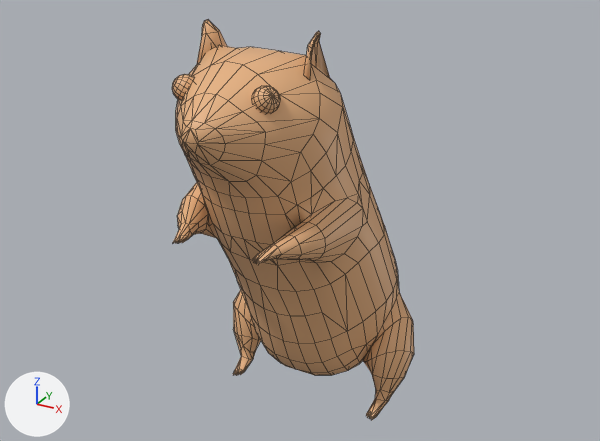
Renders of the FBX model Assets/Art/Models/Hamster_low.fbx from each side of a commit.
The view is the same before and after, from a 50 mm camera at (2.77, -5.18, 4.12) aimed at (0.02, -0.17, 1.61). The axes (+X, +Y, +Z) are drawn at lower left. The lights are the same throughout. Mesh edges are drawn as thin lines. Where no turn or scale is listed for an object, it has been applied to the vertices.

In view in the first picture: 'Hamster_low'.
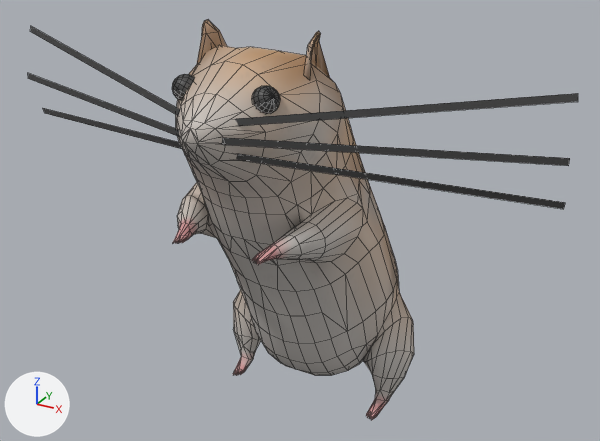
Commit message: added mustache to the hamster

Pixel boxes [x1, y1, x2, y2] of what changed, in the pictures (600 x 441 px):
'Hamster_low', surface changed, reshaped (brown to grey, 127% wider): before [172, 20, 414, 420]; after [28, 20, 578, 420]
part 1 of me_circle_005, added (black): after [28, 26, 578, 209]

Patch to the scene script:
```diff
--- a/Assets/Art/Models/Hamster_low.fbx.py
+++ b/Assets/Art/Models/Hamster_low.fbx.py
@@ img_hamster_low_hamster_albedotransparency_png @@
+img_hamster_low_hamster_albedotransparency_png = load_image('Hamster_low_Hamster_AlbedoTransparency.png', '../../Materials/Hamster/Hamster_low_Hamster_AlbedoTransparency.png', 2048, 2048, 'sRGB')
@@ mat_hamster @@
 mat_hamster = principled_material('Hamster')
-mat_hamster.base_color = (0.8, 0.446, 0.22)  # beige #e7b281
+mat_hamster.texture = img_hamster_low_hamster_albedotransparency_png
@@ me_circle_005 @@
 # used by ob_hamster_low; location = (0.0, 0.0, 0.0)
 # verts and faces of me_circle_005; kept vertices keep their numbers, new ones are numbered from 932
-me_circle_005.from_pydata(...)  # 932 vertices, 1158 faces; spans x -0.83..0.83, y -1.45..1.04, z 0.0..3.14
+me_circle_005.from_pydata(...)  # 956 vertices, 1164 faces; spans x -2.0..2.0, y -1.45..1.04, z 0.0..3.14
+# me_circle_005 part 1
+verts[932] = (0.1, -1.37, 2.58)
+verts[933] = (2.0, -0.75, 2.58)  # pixel (568, 165)
+verts[934] = (-0.1, -1.37, 2.58)
+verts[935] = (-2.0, -0.75, 2.58)  # pixel (28, 78)
+for new, old in zip([*range(936, 940)], [*range(932, 936)]): verts[new] = verts[old] + (0.0, 0.0, 0.04)
+verts[940] = (0.11, -1.31, 2.66)
+verts[941] = (1.99, -0.67, 2.91)  # pixel (578, 101)
+verts[942] = (0.1, -1.3, 2.7)
+verts[943] = (1.98, -0.67, 2.96)  # pixel (578, 93)
+verts[944] = (0.11, -1.3, 2.47)
+verts[945] = (1.99, -0.64, 2.28)  # pixel (563, 209)
+verts[946] = (0.11, -1.3, 2.52)
+verts[947] = (1.99, -0.65, 2.32)  # pixel (565, 202)
+verts[948] = (-0.11, -1.31, 2.66)
+verts[949] = (-1.99, -0.67, 2.91)  # pixel (30, 31)
+verts[950] = (-0.1, -1.3, 2.7)
+verts[951] = (-1.98, -0.67, 2.96)  # pixel (30, 25)
+verts[952] = (-0.11, -1.3, 2.47)
+verts[953] = (-1.99, -0.64, 2.28)  # pixel (44, 113)
+verts[954] = (-0.11, -1.3, 2.52)
+verts[955] = (-1.99, -0.65, 2.32)  # pixel (42, 108)
+faces += [(932, 936, 937, 933), (940, 941, 943, 942), (944, 946, 947, 945), (934, 938, 939, 935), (948, 949, 951, 950), (952, 954, 955, 953)]  # mat_hamster (picture img_hamster_low_hamster_albedotransparency_png)
 me_circle_005.materials.append(mat_hamster)
```
